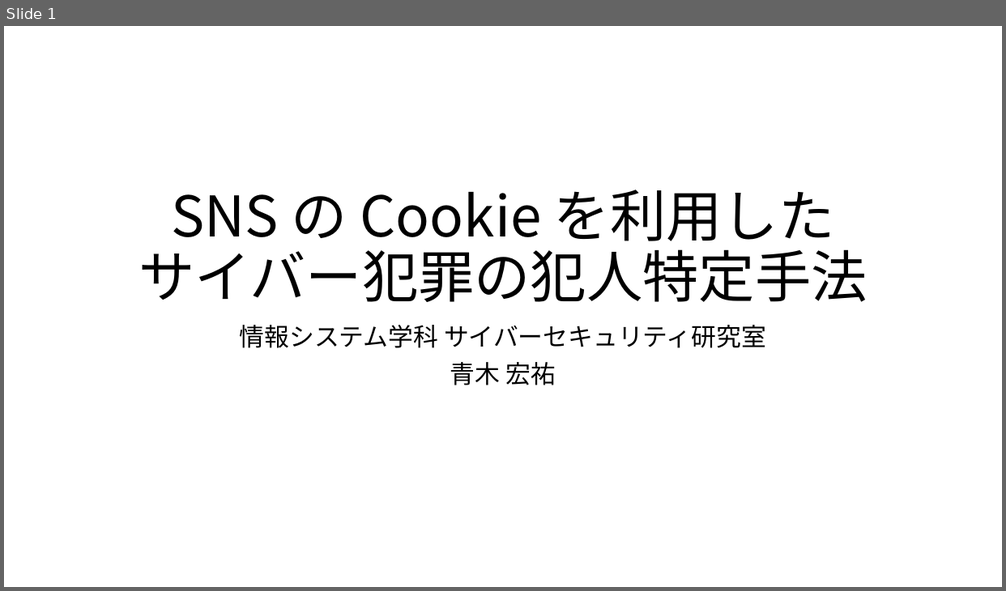
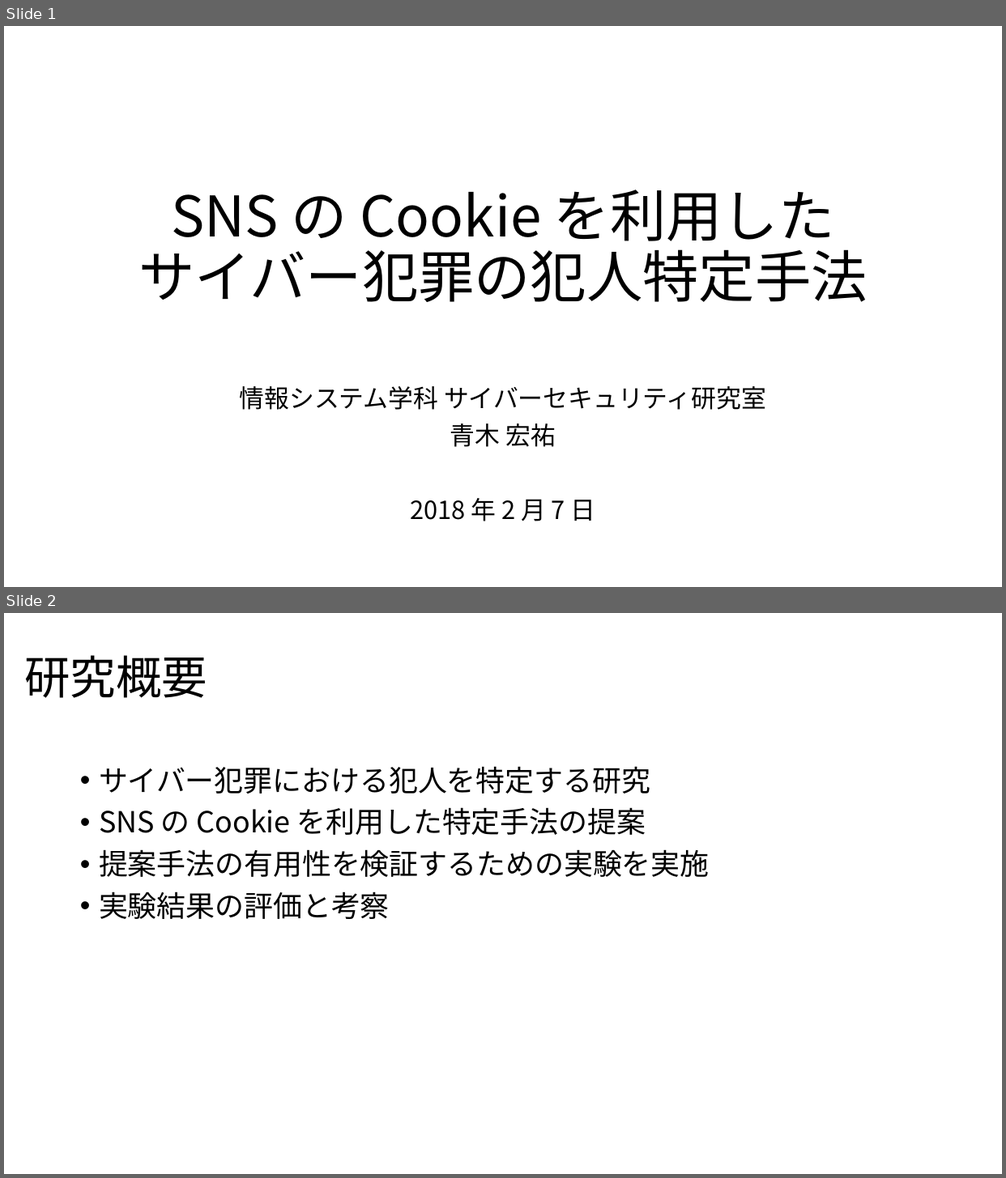
Before and after one commit to noraworld/graduation-thesis, a slide deck: presentation_slides.pptx. Shown one above the other, each under a label of ours: slide 1 before the commit, slides 1 and 2 after it. The pictures are 1006x591 and 1006x1178 pixels, drawn with LibreOffice and Linux fonts; fonts in the diff are those of the drawing. Boxes give left, top, right and bottom in pixels: in the first picture for what was removed or moved away, otherwise in the second. Text is boxed around its words. In the diff, an @@ line names an element or a change of style, - is before the commit and + after.

```diff
--- a/presentation_slides.pptx
+++ b/presentation_slides.pptx
@@ slide 2 added at (4,613,1002,1174), background #FFFFFF @@
@@ title added at (24,655,207,698), 44 pt, text #000000 @@
+研究概要
@@ text added at (99,766,710,919), 28 pt, text #000000 @@
+• サイバー犯罪における犯人を特定する研究
+• SNS の Cookie を利用した特定手法の提案
+• 提案手法の有用性を検証するための実験を実施
+• 実験結果の評価と考察
@@ slide 1 changed as well @@
@@ subtitle "情報システム学科 サイバーセキュリティ研究室": place and size @@
-subtitle "情報システム学科 サイバーセキュリティ研究室" at (240,325,766,386)
+subtitle "情報システム学科 サイバーセキュリティ研究室" at (240,386,766,522)
@@ subtitle at (410,498,596,522): paragraph added @@
+2018 年 2 月 7 日
```
Also in this commit, not shown: 8 other slides added, 2 other files.
